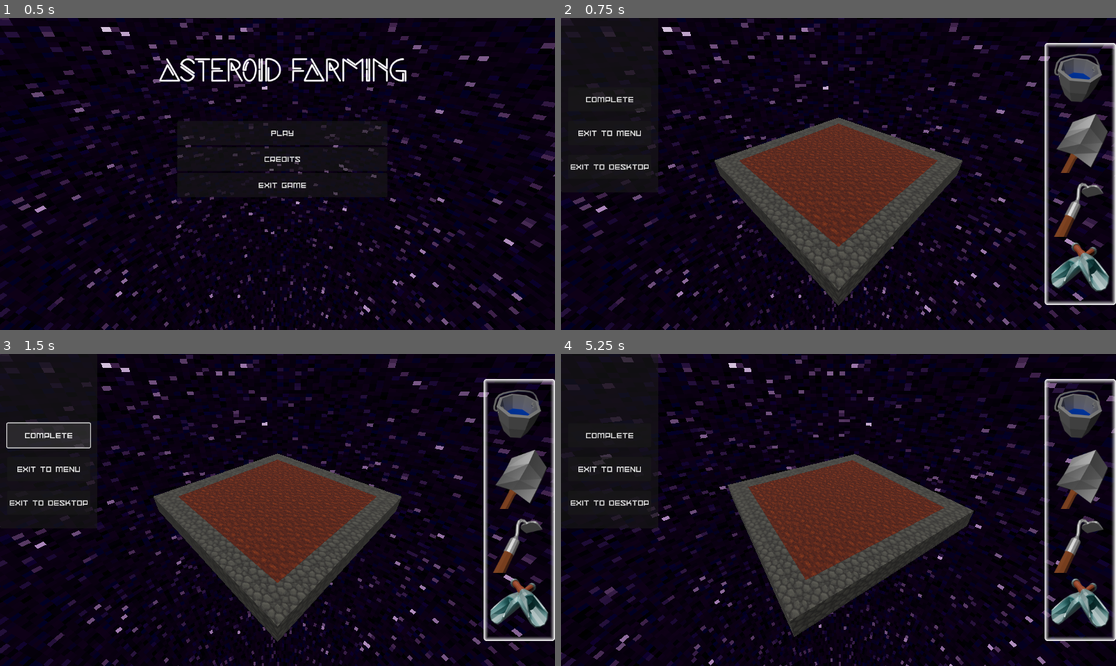
Above: before the commit, frames 1-4 (two rows, left to right).
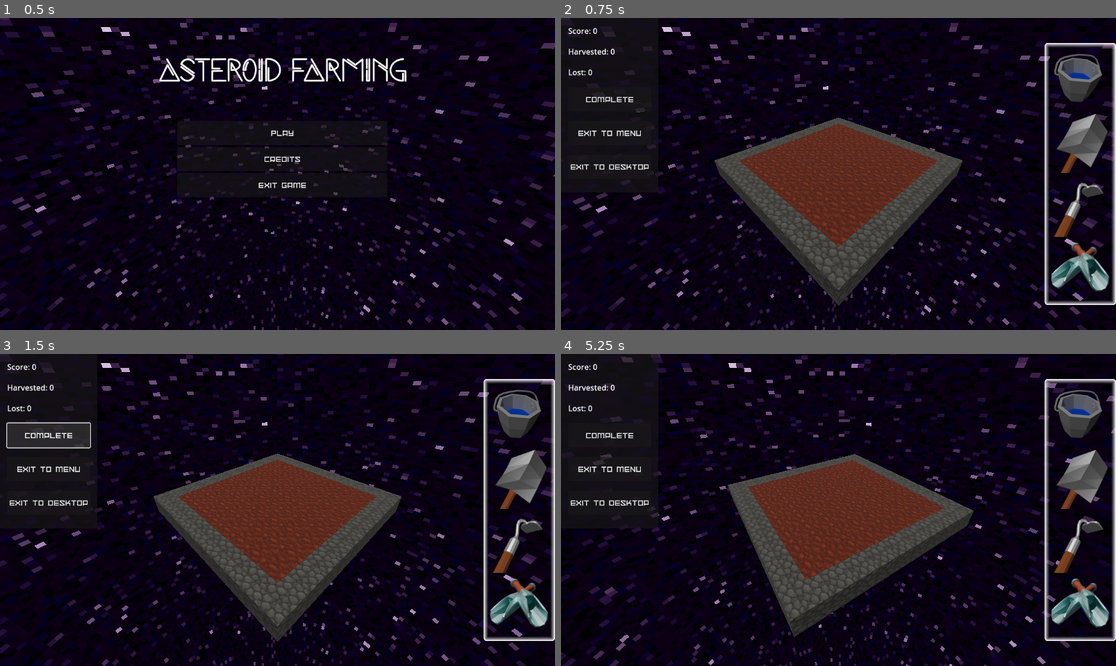
Above: after the commit, the same moments.

Repository: 100-Devs-1-Game/AsteroidFarming
Game: Godot game, scene res://galesy's stuff/rootscene_g.tscn
The game is run twice, just before and just after one commit, with the same random seed, the same clock (stepped at 60 frames per second) and the same inputs.
Inputs (mouse positions are in pixels of both pictures, inside the frame that each line leads up to):
- Up to frame 1 (0.5 s): no input
- Up to frame 2 (0.75 s): click "Play" at 0.5 s
- Up to frame 3 (1.5 s): click "Complete" at 1.25 s
- Up to frame 4 (5.25 s): click (1082, 413) at 2 s; click (1082, 478) at 2.75 s; click (1082, 541) at 3.5 s; click (1082, 606) at 4.25 s; tap Enter at 5 s; move the mouse to (960, 494) at 5.02 s; hold D (move_right) from 5.03 s (still down); click (960, 494) at 5.1 s

Frame 1 is identical in both runs. In frame 2, 0.2% of the frame differs, in the area x 1-10%, y 3-19%; in frame 3, 0.2%; in frame 4, 0.2%.

Commit message:
ui improvements

Diff:
--- a/src/galesy's stuff/game_menu_g.gd
+++ b/src/galesy's stuff/game_menu_g.gd
@@ -7,15 +7,20 @@
 var harvested: int = 0:
 	set(value):
 		harvested = value
-		$Sidebar/MarginContainer/VBoxContainer/harvest_count.text = "Score: " + str(value)
+		$Sidebar/MarginContainer/VBoxContainer/harvest_count.text = "Harvested: " + str(value)
 var lost: int = 0:
 	set(value):
 		lost = value
-		$Sidebar/MarginContainer/VBoxContainer/lost_count.text = "Score: " + str(value)
+		$Sidebar/MarginContainer/VBoxContainer/lost_count.text = "Lost: " + str(value)
 
 var tool: int:
 	get(): return owner.active_tool
 	set(value): owner.active_tool = value
+
+func _ready() -> void:
+	score = 0
+	harvested = 0
+	lost = 0
 
 func _on_end_game_button_down() -> void:
 	pass # Replace with function body.
--- a/src/galesy's stuff/main_g.gd
+++ b/src/galesy's stuff/main_g.gd
@@ -6,6 +6,7 @@
 const TargetPlane = Plane.PLANE_XZ
 
 @onready var uilayer: CanvasLayer = $CanvasLayer
+@onready var game_menu: Control = $"CanvasLayer/Game Menu"
 
 const PLANT_TIME = 6.0
 var plants: Dictionary[Vector3i, float] = {}
@@ -46,23 +47,29 @@
 						farmland.set_cell_item(tile_target + Vector3i.UP, -1)
 						farmland.set_cell_item(tile_target, 1)
 						plants.erase(tile_target)
+						game_menu.score += 1
+						game_menu.harvested += 1
 
 
 func _process(delta: float) -> void:
 	if Input.is_action_just_pressed("change_tool"):
 		active_tool = wrapi(active_tool + 1, 0, 4)
 
+	var cleanup = []
 	for p in plants.keys():
 		if plants.get(p) > PLANT_TIME * 3:
 			farmland.set_cell_item(p + Vector3i.UP, -1)
 			farmland.set_cell_item(p, 6)
+			game_menu.lost += 1
+			cleanup.append(p)
 		else:
 			if plants.get(p) > PLANT_TIME:
 				farmland.set_cell_item(p + Vector3i.UP, 5)
 			plants[p] += delta
 			#grow the plant
 
-
+	for c in cleanup:
+		plants.erase(c)
 
 
 func toggle_pause():
